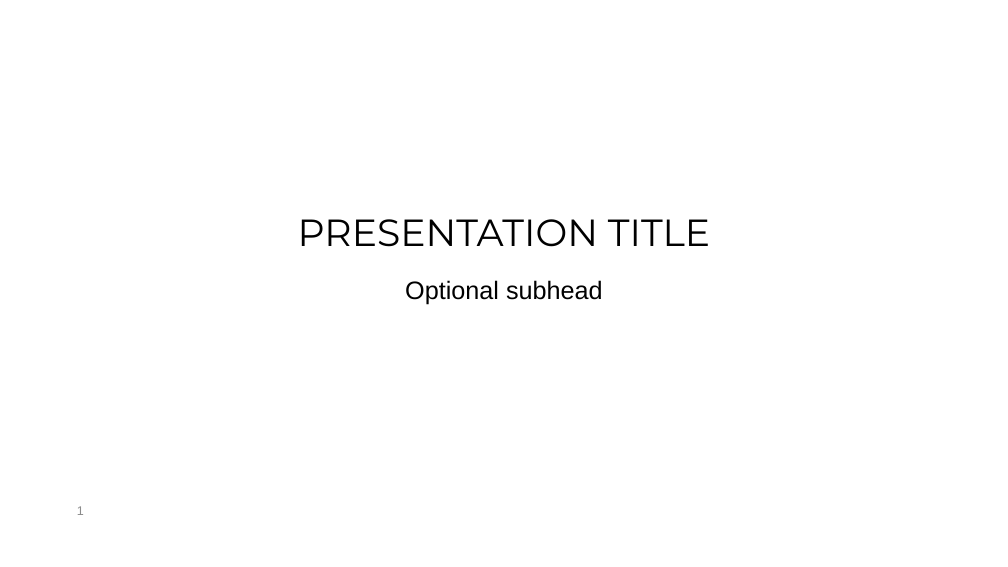
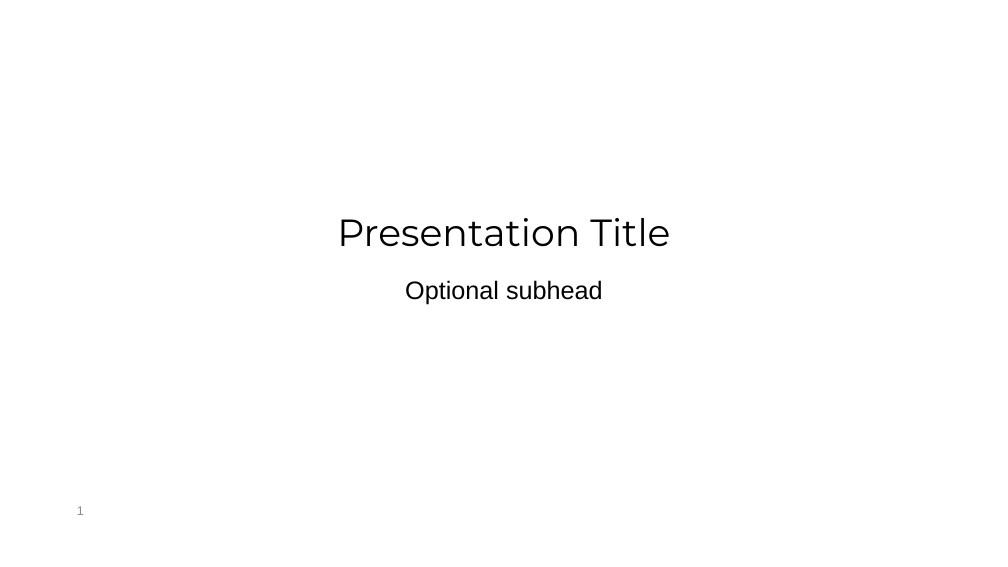
Before and after one commit to ARTS-Laboratory/ARTS-Lab-Branding, a slide deck: slide 1 of PowerPoint/ARTS-Lab_USC_slide_template.pptx. Drawn at 1008x567 pixels with LibreOffice and Linux fonts; fonts in the diff are those of the drawing; background and template pictures are left out. Boxes give left, top, right and bottom in pixels: in the first picture for what was removed or moved away, otherwise in the second. Text is boxed around its words. In the diff, an @@ line names an element or a change of style, - is before the commit and + after.

```diff
--- a/PowerPoint/ARTS-Lab_USC_slide_template.pptx
+++ b/PowerPoint/ARTS-Lab_USC_slide_template.pptx
@@ title at <box>337,218,670,247</box>: text changed @@
-PRESENTATION TITLE
+Presentation Title
```
Also in this commit, not shown: 2 other slides changed.
